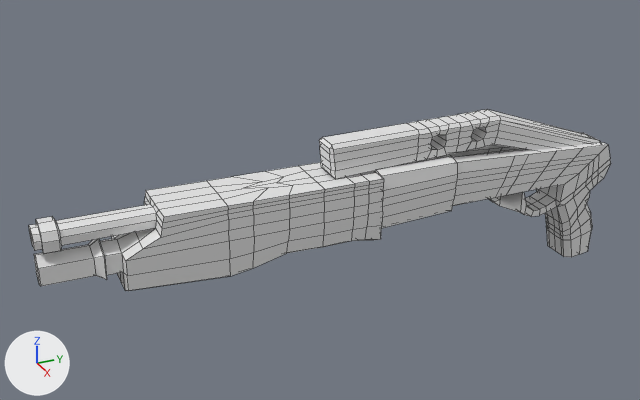
One commit to the FBX model Assets/meshes/shotGun.fbx: the scene before it, then after it.
Both versions are drawn from a 50 mm camera at (5.23, -2.58, 2.68) aimed at (-0.15, -0.15, -0.01). The axes (+X, +Y, +Z) are drawn at lower left. The lights are the same throughout. Mesh edges are drawn as thin lines. Vertices at the same position are counted once.

Objects in the first picture: 'shotGunMesh'.
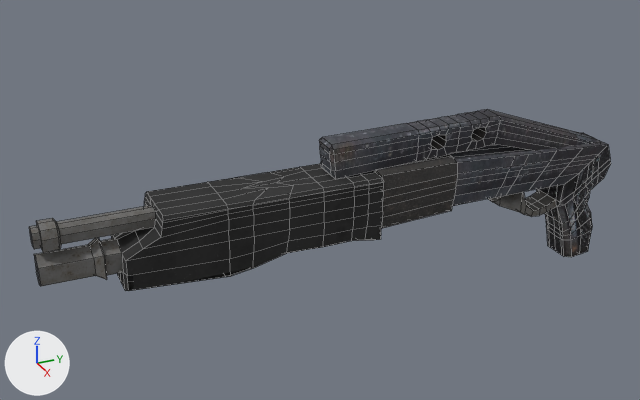
Changed parts and their boxes [x1, y1, x2, y2] in the pictures (640 x 400 px; the box of a moved part takes in the faces that stretch with it):
```json
{"part": 1, "of": "me_cube_003", "change": "moved or reshaped", "before": [453, 116, 608, 162], "after": [449, 116, 608, 162]}
{"part": 2, "of": "me_cube_003", "change": "moved or reshaped", "before": [29, 162, 384, 254], "after": [29, 164, 384, 253]}
{"part": 3, "of": "me_cube_003", "change": "recoloured", "before": [34, 109, 611, 291], "after": [34, 109, 611, 291], "on screen": "grey to black"}
```

Scene script edits in JSON lines:
```json
{"op": "add", "block": "img_shotgunmesh_png", "code": ["img_shotgunmesh_png = load_image('shotGunMesh.png', 'shotGunMesh.png', 1024, 1024, 'sRGB')"]}
{"op": "add", "block": "mat_material", "code": ["mat_material = principled_material('Material')", "mat_material.texture = img_shotgunmesh_png  # with its transparency", "mat_material.roughness = 1.0"]}
{"block": "me_cube_003", "where": "# used by ob_shotgunmesh; location = (0.0, 0.0, 0.0)"}
{"op": "remove", "block": "me_cube_003", "code": "me_cube_003.from_pydata(...)  # 718 vertices, 710 faces; spans x -0.23..0.23, y -2.19..2.27, z -0.81..0.52"}
{"op": "add", "block": "me_cube_003", "code": "me_cube_003.from_pydata(...)  # 732 vertices, 724 faces; spans x -0.23..0.23, y -2.19..2.27, z -0.81..0.52"}
{"block": "me_cube_003", "change": "me_cube_003 part 1"}
{"block": "me_cube_003", "change": "4 vertices are removed from x -0.08..0.08, y 2.19..2.23, z 0.12..0.16"}
{"block": "me_cube_003", "change": "12 faces are deleted"}
{"block": "me_cube_003", "change": "1 vertex moves from x -0.09, y 2.15, z 0.1 to x -0.11, y 2.15, z 0.1"}
{"block": "me_cube_003", "change": "2 vertices are added at (-0.11, 2.19, 0.13), (0.08, 2.22, 0.16)"}
{"block": "me_cube_003", "change": "12 new faces join them"}
{"block": "me_cube_003", "change": "me_cube_003 part 2"}
{"block": "me_cube_003", "change": "16 vertices are removed from x -0.23..0.23, y -1.4..0.16, z 0.25..0.27"}
{"block": "me_cube_003", "change": "32 faces are deleted"}
{"block": "me_cube_003", "change": "12 vertices in x 0.08..0.09, y -2.19..-1.41, z 0.12..0.23 move by (-0.02, 0.0, 0.0)"}
{"block": "me_cube_003", "change": "12 vertices in x -0.09..-0.08, y -2.19..-1.41, z 0.12..0.23 move by (0.02, 0.0, 0.0)"}
{"block": "me_cube_003", "change": "6 vertices in x -0.13..-0.11, y -2.14..-2.04, z 0.1..0.25 move by (0.03, 0.0, 0.0)"}
{"block": "me_cube_003", "change": "6 vertices in x 0.11..0.13, y -2.14..-2.04, z 0.1..0.25 move by (-0.03, 0.0, 0.0)"}
{"block": "me_cube_003", "change": "20 vertices are added at x -0.23..0.23, y -1.41..0.16, z 0.23..0.26"}
{"block": "me_cube_003", "change": "6 new vertices lie (0.09, 0.0, 0.0) away from vertices in x 0.11, y -1.4..0.16, z 0.25..0.27"}
{"block": "me_cube_003", "change": "6 new vertices lie (-0.09, 0.0, 0.0) away from vertices in x -0.11, y -1.4..0.16, z 0.25..0.27"}
{"block": "me_cube_003", "change": "46 new faces join them"}
{"block": "me_cube_003", "change": "me_cube_003 part 3: 666 faces spanning x -0.23..0.23, y -2.19..2.27, z -0.81..0.52 switch from no material to mat_material (picture img_shotgunmesh_png)"}
```
